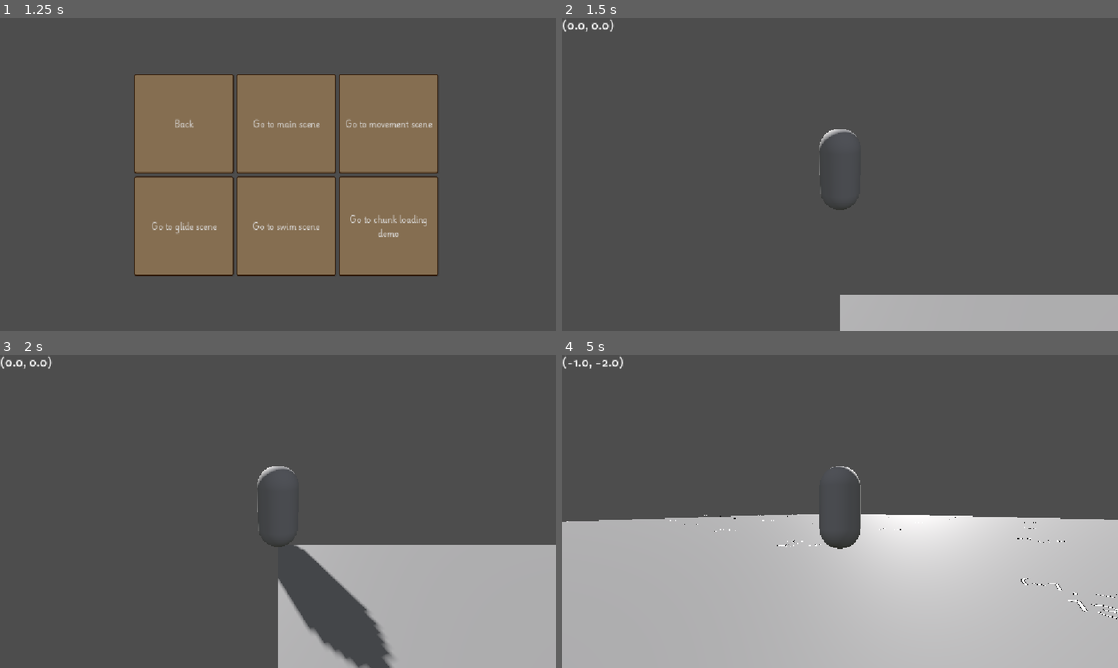
Above: before the commit, frames 1-4 (two rows, left to right).
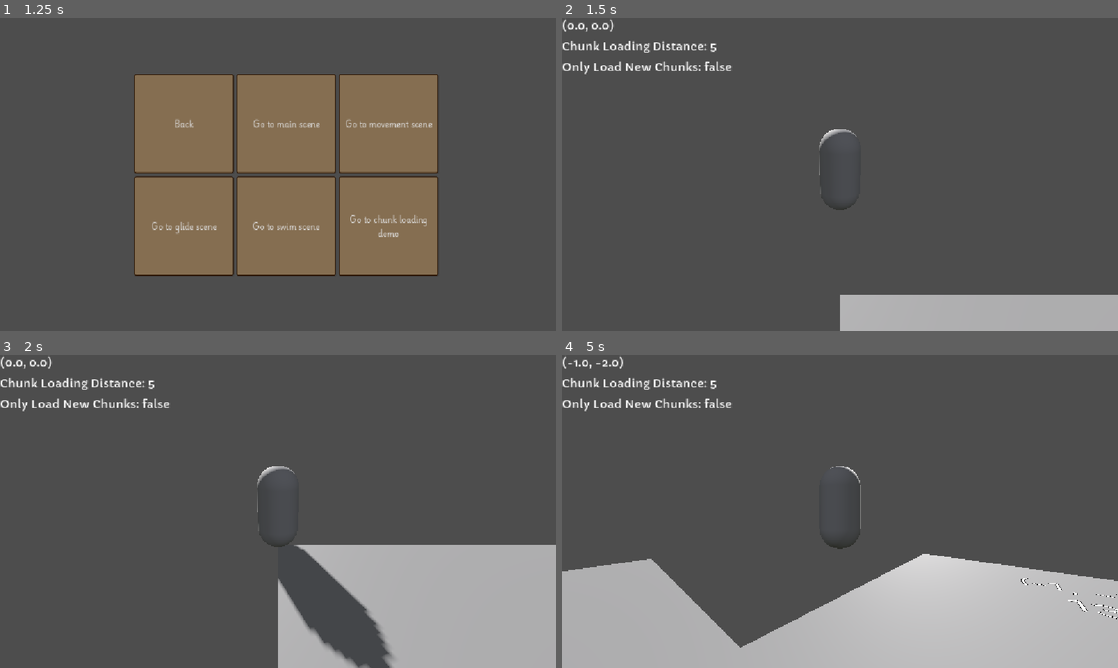
Above: after the commit, the same moments.

Repository: viywolf/fourth-light
Game: Godot game, scene res://scenes/title_screen.tscn
Two runs of this game, one before a commit and one after it. Both use one fixed random seed, a clock stepped at 60 frames per second and the inputs below.
Inputs (mouse positions are in pixels of both pictures, inside the frame that each line leads up to):
- Up to frame 1 (1.25 s): click "Start" at 0.5 s
- Up to frame 2 (1.5 s): click "Go to chunk loading demo" at 1.25 s
- Up to frame 3 (2 s): no input
- Up to frame 4 (5 s): tap Enter at 2 s; move the mouse to (867, 511) at 2.02 s; hold W (forward) from 2.03 s (still down); tap Q (movement_ability) at 2.1, 3.6 s; tap Space (jump) at 2.27, 3.02, 4.52 s; move the mouse to (812, 511) at 2.77 s; tap Shift (shift) at 2.85, 4.35 s; move the mouse to (851, 505) at 3.52 s; move the mouse to (834, 517) at 4.27 s

Frame 1 is identical in both runs. In frame 2, 0.8% of the frame differs, in the area x 0-31%, y 7-18%; in frame 3, 0.8%; in frame 4, 21%, in the area x 0-100%, y 7-94%.

Commit message:
Started custom chunks and load settings

Diff:
--- /dev/null
+++ b/chunks/chunk_0.tscn
@@ -0,0 +1,28 @@
+[gd_scene format=3 uid="uid://xh2vqxw4piwn"]
+
+[sub_resource type="PlaneMesh" id="PlaneMesh_7fgmp"]
+size = Vector2(16, 16)
+
+[sub_resource type="BoxShape3D" id="BoxShape3D_8kxrq"]
+size = Vector3(16, 2, 16)
+
+[node name="Chunk0" type="Node3D" unique_id=217654621]
+
+[node name="MeshInstance3D" type="MeshInstance3D" parent="." unique_id=2061174509]
+mesh = SubResource("PlaneMesh_7fgmp")
+
+[node name="StaticBody3D" type="StaticBody3D" parent="." unique_id=1678029811]
+
+[node name="CollisionShape3D" type="CollisionShape3D" parent="StaticBody3D" unique_id=1170223551]
+transform = Transform3D(1, 0, 0, 0, 1, 0, 0, 0, 1, 0, -1, 0)
+shape = SubResource("BoxShape3D_8kxrq")
+
+[node name="Label3D" type="Label3D" parent="." unique_id=456453822]
+transform = Transform3D(1, 0, 0, 0, -4.371139e-08, 1, 0, -1, -4.371139e-08, 0, 0, 0)
+text = "Template Chunk"
+font_size = 200
+
+[node name="WelcomeText" type="Label3D" parent="." unique_id=1665288563]
+transform = Transform3D(1, 0, 0, 0, 1, 0, 0, 0, 1, 0, 1.004917, -5.6047316)
+text = "Welcome to the chunk testing stage. As you walk around you will be able to see chunks spawning in and out. Modify the settings to see different behaviour."
+autowrap_mode = 3
--- /dev/null
+++ b/chunks/chunk_template.tscn
@@ -0,0 +1,23 @@
+[gd_scene format=3 uid="uid://ciewthvvw8mu3"]
+
+[sub_resource type="PlaneMesh" id="PlaneMesh_7fgmp"]
+size = Vector2(16, 16)
+
+[sub_resource type="BoxShape3D" id="BoxShape3D_8kxrq"]
+size = Vector3(16, 2, 16)
+
+[node name="ChunkTemplate" type="Node3D" unique_id=217654621]
+
+[node name="MeshInstance3D" type="MeshInstance3D" parent="." unique_id=2061174509]
+mesh = SubResource("PlaneMesh_7fgmp")
+
+[node name="StaticBody3D" type="StaticBody3D" parent="." unique_id=1678029811]
+
+[node name="CollisionShape3D" type="CollisionShape3D" parent="StaticBody3D" unique_id=1170223551]
+transform = Transform3D(1, 0, 0, 0, 1, 0, 0, 0, 1, 0, -1, 0)
+shape = SubResource("BoxShape3D_8kxrq")
+
+[node name="Label3D" type="Label3D" parent="." unique_id=456453822]
+transform = Transform3D(1, 0, 0, 0, -4.371139e-08, 1, 0, -1, -4.371139e-08, 0, 0, 0)
+text = "Template Chunk"
+font_size = 200
--- a/globals/chunk_information.gd
+++ b/globals/chunk_information.gd
@@ -3,4 +3,31 @@
 ## Chunk size (in metres). Chunks are square, and are based on the x and z length.
 const CHUNK_SIZE: float = 16
 
-var chunk_load_radius: int = 20
+var chunk_load_radius: int = 5
+
+"""
+Chunk order
+
+	   9
+	4  2  7
+ 6  1  0  3
+	8  5
+
+
+"""
+
+
+const CHUNKS_FILE_PATH := "res://chunks/"
+
+var all_chunks: Array[String] = [
+	"res://chunks/chunk_0.tscn", # 0, 0
+	"res://chunks/", # -1, 0
+	"res://chunks/", # 0, -1
+	"res://chunks/", # 1, 0
+	"res://chunks/", # -1, -1
+	"res://chunks/", # 0, 1
+	"res://chunks/", # -2, 0
+	"res://chunks/", # 1, -1
+	"res://chunks/", # -1, 1
+	"res://chunks/", # 0, -2
+]
--- a/scenes/chunk_loader.gd
+++ b/scenes/chunk_loader.gd
@@ -10,6 +10,8 @@
 
 # Loading async vars
 var is_cancelling_loading: bool = false
+
+var only_load_new_chunks: bool = false
 
 func _ready() -> void:
 	chunk = Node3D.new()
@@ -41,7 +43,10 @@
 		add_chunk(get_position_in_chunks(player_pos))
 		load_chunks(get_position_in_chunks(player_pos), ChunkInformation.chunk_load_radius)
 	prev_player_pos = player_pos
-	$GUI/Label2.text = str(get_position_in_chunks(player_pos))
+
+	%PlayerChunkPosLabel.text = str(get_position_in_chunks(player_pos))
+	%ChunkLoadDistLabel.text = "Chunk Loading Distance: " + str(ChunkInformation.chunk_load_radius)
+	%OnlyLoadNewChunksLabel.text = "Only Load New Chunks: " + str(only_load_new_chunks)
 
 
 func get_cantor_int_from_pair(pair: Vector2i) -> int:
@@ -69,12 +74,18 @@
 
 
 func add_chunk(chunk_id: Vector2i) -> void:
-	# TODO Change this to get a chunk from an array instead of creating a new one
-	var new_chunk: Node3D = chunk.duplicate()
+	var new_chunk: Node3D
+	if get_cantor_int_from_pair(chunk_id) <  ChunkInformation.all_chunks.size() \
+		and ChunkInformation.all_chunks[get_cantor_int_from_pair(chunk_id)] != "res://chunks/":
+			new_chunk = load(ChunkInformation.all_chunks[get_cantor_int_from_pair(chunk_id)]).instantiate()
+	else:
+		new_chunk = chunk.duplicate()
+		new_chunk.get_child(0).text = str(chunk_id) + "\n" + str(get_cantor_int_from_pair(chunk_id))
+		#print(new_chunk.get_child(0).text)
+
 	new_chunk.position = get_coords_from_chunks(chunk_id)
 	new_chunk.position.x += ChunkInformation.CHUNK_SIZE / 2
 	new_chunk.position.z += ChunkInformation.CHUNK_SIZE / 2
-	new_chunk.get_child(0).text = str(chunk_id) + "\n" + str(get_cantor_int_from_pair(chunk_id))
 
 	await get_tree().create_timer(0).timeout
 
@@ -90,6 +101,13 @@
 	for child in $World.get_children():
 		checked_chunks[int(child.name)] = false
 
+
+	if only_load_new_chunks == false:
+		for child in $World.get_children():
+			child.queue_free()
+
+
+	await get_tree().create_timer(0.1).timeout
 
 	is_cancelling_loading = false
 
--- a/scenes/chunk_loading_test.tscn
+++ b/scenes/chunk_loading_test.tscn
@@ -25,9 +25,22 @@
 
 [node name="GUI" parent="." unique_id=144899746 instance=ExtResource("1_4t1lv")]
 
-[node name="Label2" type="Label" parent="GUI" unique_id=861590919]
+[node name="BoxContainer" type="BoxContainer" parent="GUI" unique_id=1282416707]
 offset_right = 40.0
-offset_bottom = 31.0
+offset_bottom = 40.0
+vertical = true
+
+[node name="PlayerChunkPosLabel" type="Label" parent="GUI/BoxContainer" unique_id=861590919]
+unique_name_in_owner = true
+layout_mode = 2
+
+[node name="ChunkLoadDistLabel" type="Label" parent="GUI/BoxContainer" unique_id=1850172873]
+unique_name_in_owner = true
+layout_mode = 2
+
+[node name="OnlyLoadNewChunksLabel" type="Label" parent="GUI/BoxContainer" unique_id=948646900]
+unique_name_in_owner = true
+layout_mode = 2
 
 [node name="Environment" type="Node3D" parent="." unique_id=1481713501]
 
